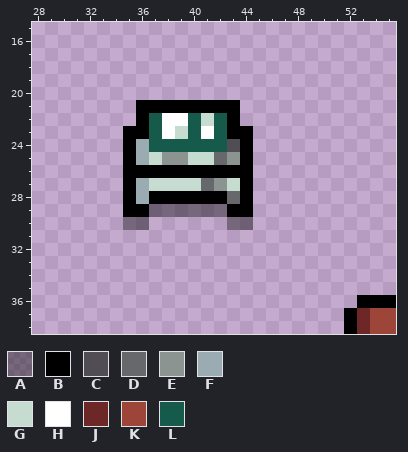
Edited in one commit: pixel-art file (Projects/TastyRoad/Assets/Sprites/character.aseprite). This is how it looked before the edit.
80x128 pixels, 1 frame. Shown: x 28..55, y 15..38.
Palette (. is transparent): A #00000064  B #000000  C #514d54  D #67686b  E #8b9491  F #9babb2  G #c7dcd0  H #ffffff  J #6e2727  K #9e4539  L #165a4c
Pixels before, first column x 35:
21 .BBBBBBBB............
22 .BLHHLGLB............
23 BBLHGLHLBB...........
24 BFLLLLLLCB...........
25 BFGEEGGDEB...........
26 BBBBBBBBBB...........
27 BFGGGGDEGB...........
28 BFBBBBBBDB...........
29 BBAAAAAABB...........
30 AA......AA...........
31 .....................
32 .....................
33 .....................
34 .....................
35 .....................
36 ..................BBB
37 .................BJKK
38 .................BJKK
And afterwards:
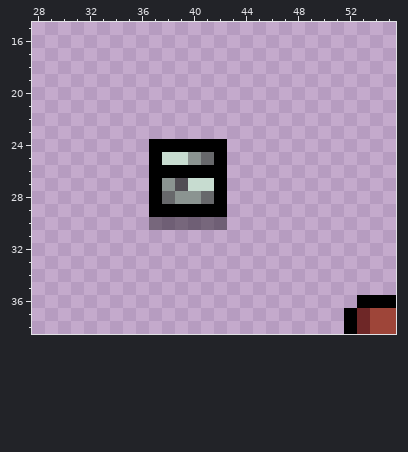
The exact change:
Changed rows in their new state; - is an unchanged pixel.
first column x 35:
21 -........-
22 -........-
23 ..........
24 ..BBBBBB..
25 ..BGGEDB..
26 ..------..
27 ..BEC-GB..
28 ..-DEED-..
29 ..BBBBBB..
30 ..AAAAAA..
Changed places in both pictures, as pixel boxes (x1, y1, x2, y2):
changed: (123, 100, 253, 230)
